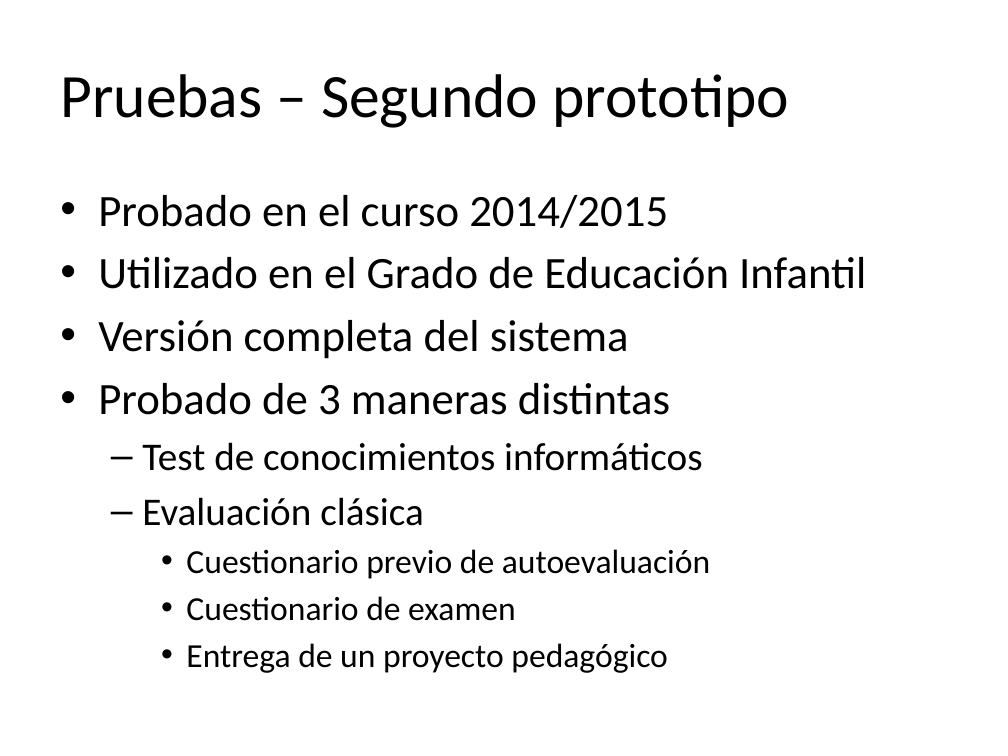
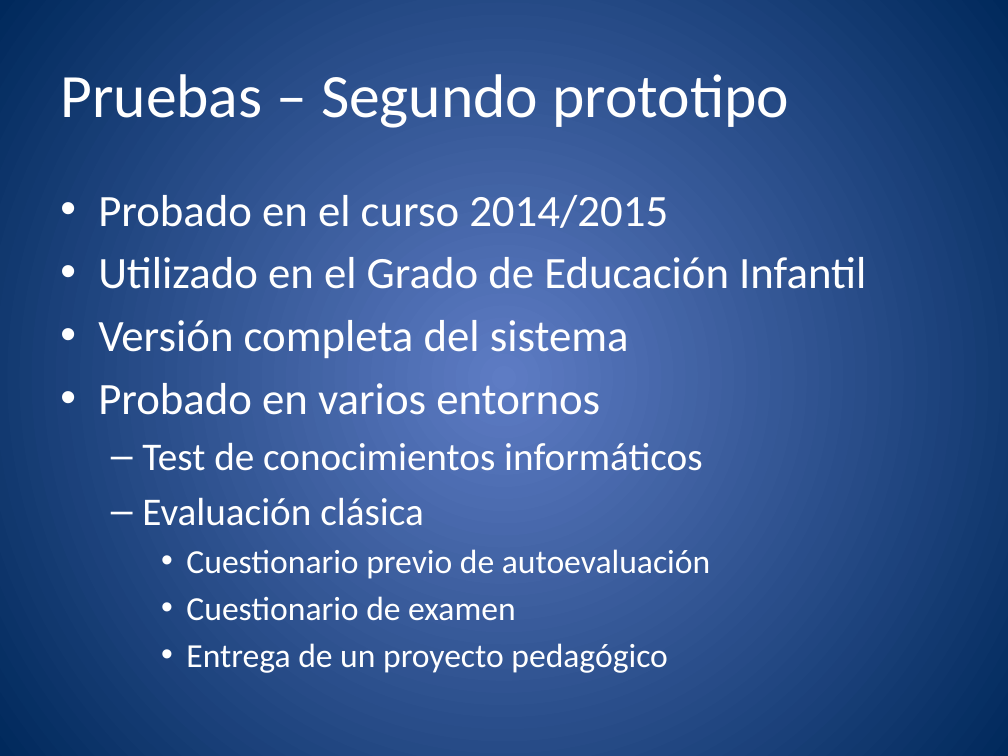
Before and after one commit to molins/TFG, a slide deck: slide 29 of presentacion/TFG.pptx (slide 27 before the commit). Drawn at 1008x756 pixels with LibreOffice and Linux fonts; fonts in the diff are those of the drawing. Boxes give left, top, right and bottom in pixels: in the first picture for what was removed or moved away, otherwise in the second. Text is boxed around its words. In the diff, an @@ line names an element or a change of style, - is before the commit and + after.

```diff
--- a/presentacion/TFG.pptx
+++ b/presentacion/TFG.pptx
@@ background #FFFFFF to gradient #5E7CC5 to #00295C @@
@@ title "Pruebas – Segundo prototipo" at (x1=60, y1=74, x2=789, y2=128): text colour #000000 to #FFFFFF @@
@@ text at (x1=98, y1=195, x2=866, y2=673): text colour #000000 to #FFFFFF @@
@@ text at (x1=98, y1=383, x2=600, y2=415): text changed; text colour #000000 to #FFFFFF @@
-• Probado de 3 maneras distintas
+• Probado en varios entornos
```
Also in this commit, not shown: 32 other slides changed, 2 slides added, 1 other file.
